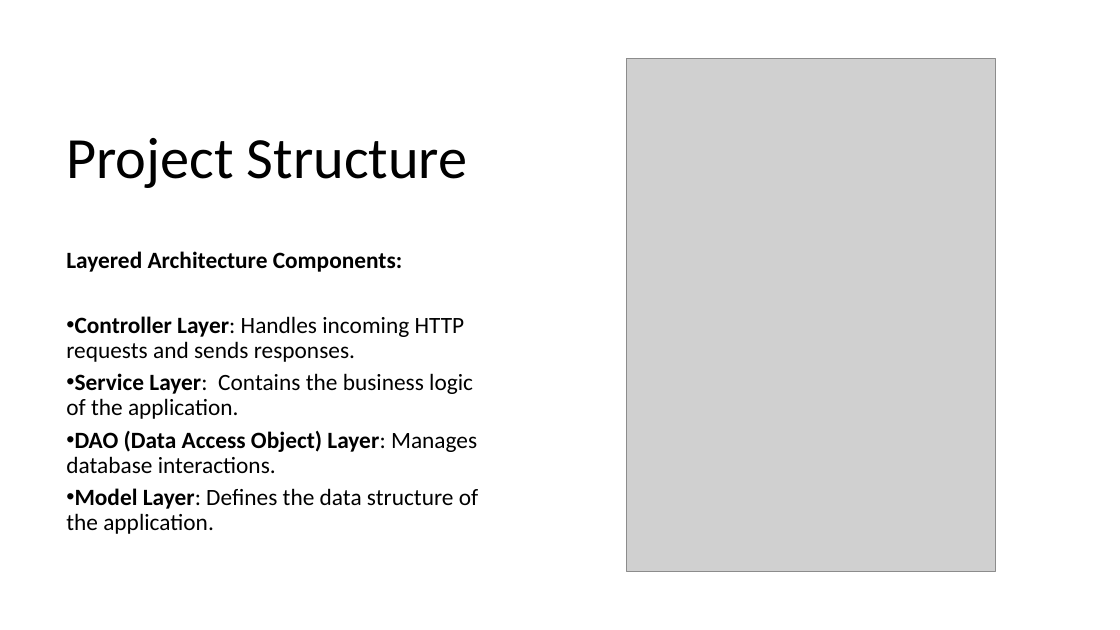
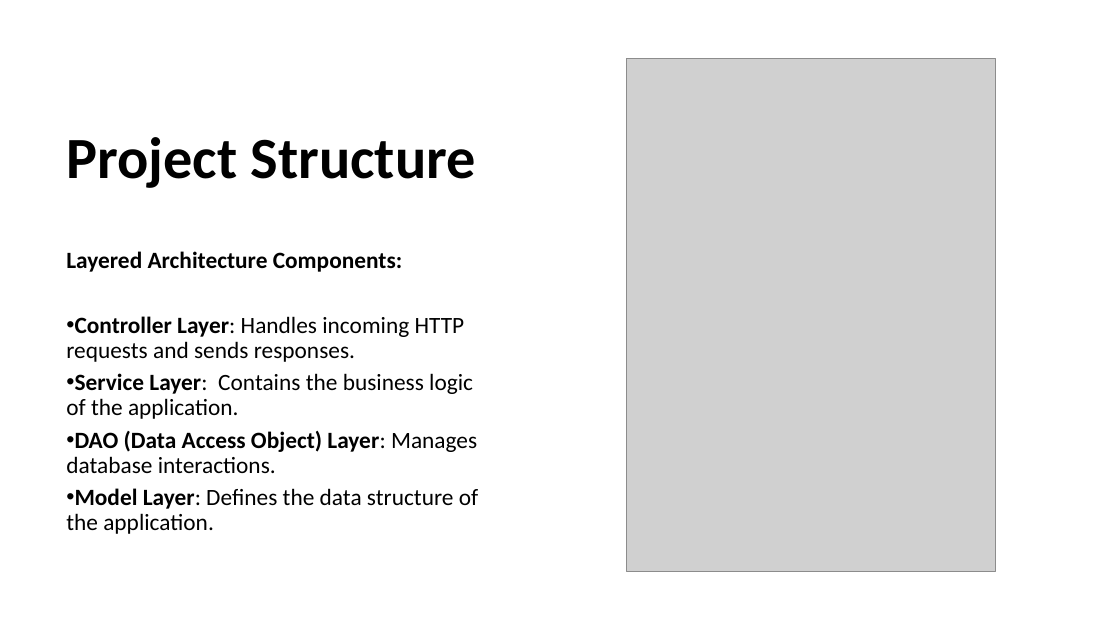
Before and after one commit to priyasdamodharan/QuizApp, a slide deck: slide 4 of QuizApplication.pptx. Drawn at 1120x630 pixels with LibreOffice and Linux fonts; fonts in the diff are those of the drawing; grey boxes stand for pictures. Boxes give left, top, right and bottom in pixels: in the first picture for what was removed or moved away, otherwise in the second. Text is boxed around its words. In the diff, an @@ line names an element or a change of style, - is before the commit and + after.

```diff
--- a/QuizApplication.pptx
+++ b/QuizApplication.pptx
@@ text "Project Structure" at [66, 137, 476, 188]: bold on @@
```
Also in this commit, not shown: 6 other slides changed.
